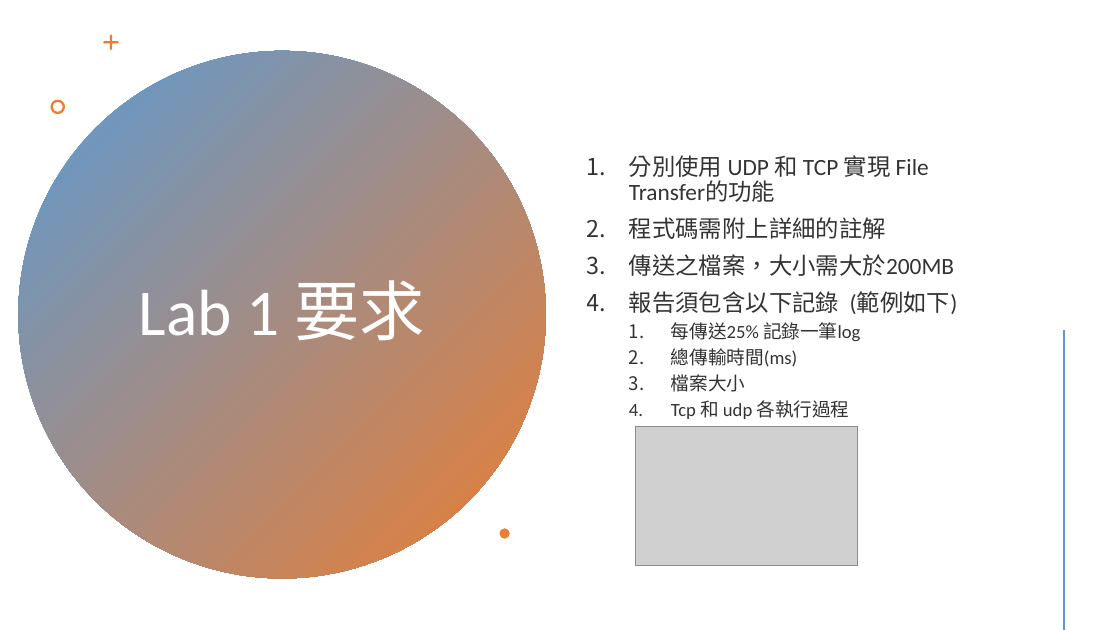
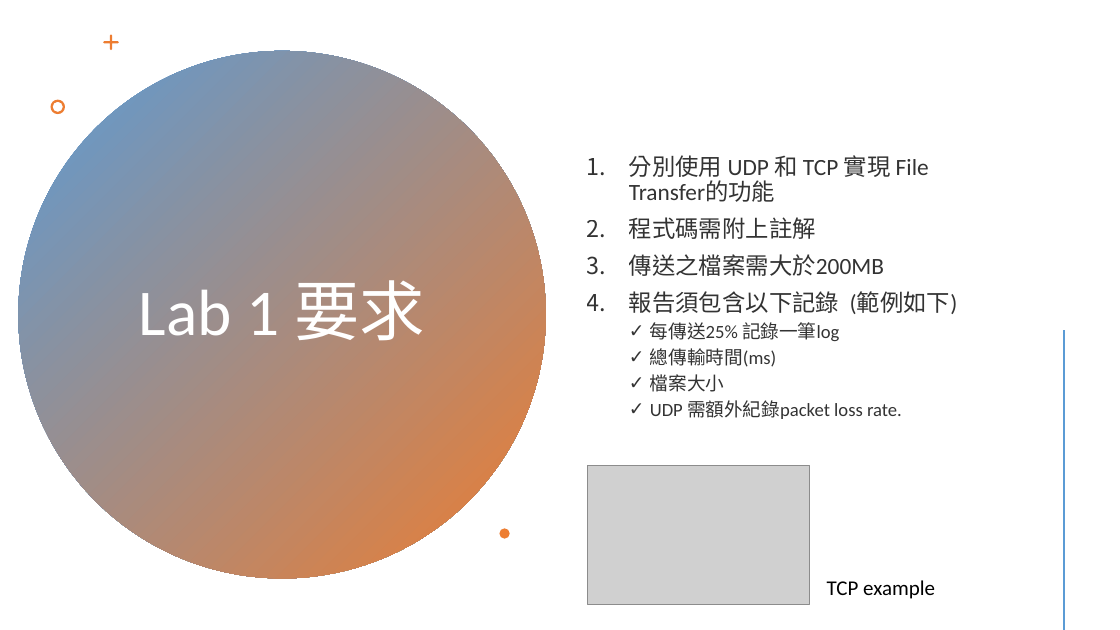
Before and after one commit to hfchen2132131/Network_lab, a slide deck: slide 18 of lab1/Lab 1 Introduction.pptx (slide 14 before the commit). Drawn at 1120x630 pixels with LibreOffice and Linux fonts; fonts in the diff are those of the drawing; grey boxes stand for pictures. Boxes give left, top, right and bottom in pixels: in the first picture for what was removed or moved away, otherwise in the second. Text is boxed around its words. In the diff, an @@ line names an element or a change of style, - is before the commit and + after.

```diff
--- a/lab1/Lab 1 Introduction.pptx
+++ b/lab1/Lab 1 Introduction.pptx
@@ text at [629,217,884,276]: text changed @@
-2. 程式碼需附上詳細的註解
-3. 傳送之檔案，大小需大於200MB
+2. 程式碼需附上註解
+3. 傳送之檔案需大於200MB
@@ text at [650,322,839,392]: bullet 1. to ✓ @@
@@ text at [650,400,902,419]: text changed @@
-  4. Tcp 和 udp 各執行過程
+  ✓ UDP 需額外紀錄packet loss rate.
@@ picture: place and size @@
-picture at [635,427,858,565]
+picture at [587,465,810,604]
@@ text added at [827,580,935,599], 18 pt, text #000000 @@
+TCP example
```
Also in this commit, not shown: 7 other slides changed, 7 slides added, 2 slides removed, 17 other files.
